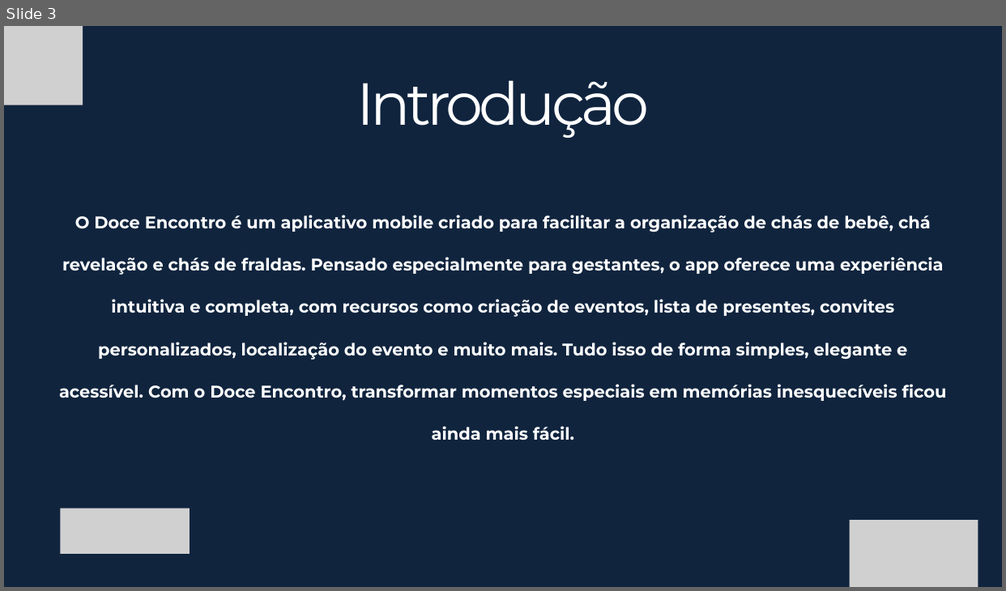
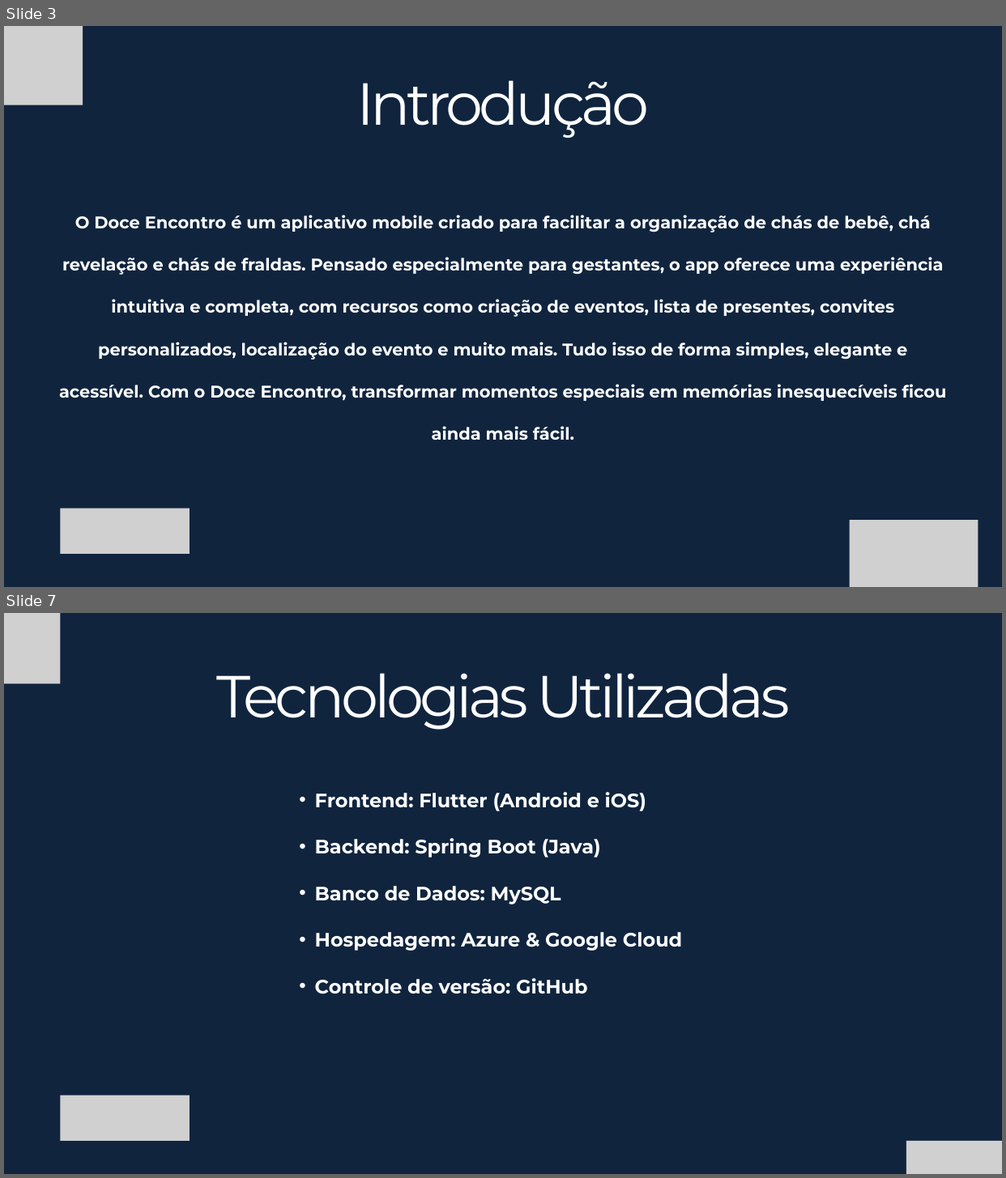
Before and after one commit to VictorAlexandreMuller/Docs, a slide deck: Eliney - Apresentação do projeto DoceEncontro AF.pptx. Shown one above the other, each under a label of ours: slide 3 before the commit, slides 3 and 7 after it; the slides between them are not shown. The pictures are 1006x591 and 1006x1178 pixels, drawn with LibreOffice and Linux fonts; fonts in the diff are those of the drawing; grey boxes stand for pictures. Boxes give left, top, right and bottom in pixels: in the first picture for what was removed or moved away, otherwise in the second. Text is boxed around its words. In the diff, an @@ line names an element or a change of style, - is before the commit and + after.

```diff
--- a/Eliney - Apresentação do projeto DoceEncontro AF.pptx
+++ b/Eliney - Apresentação do projeto DoceEncontro AF.pptx
@@ slide 7 added at [4,613,1002,1174], background #0F243E @@
@@ picture added at [4,613,60,683] @@
@@ text added at [216,673,790,730], 85.6 pt, text #FFFFFF @@
+Tecnologias Utilizadas
@@ text added at [315,792,682,995], 28 pt, text #FFFFFF, bold @@
+  • Frontend: Flutter (Android e iOS)
+  • Backend: Spring Boot (Java)
+  • Banco de Dados: MySQL
+  • Hospedagem: Azure & Google Cloud
+  • Controle de versão: GitHub
@@ picture added at [60,1096,189,1141] @@
@@ picture added at [906,1141,1002,1174] @@
```
Also in this commit, not shown: 4 other slides added, 2 slides removed.
